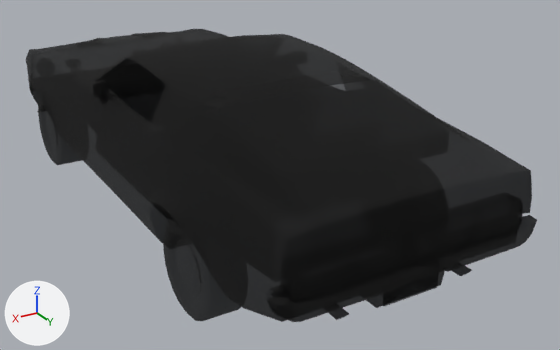
What one commit did to the glTF model viewer/public/recovered/MACH1_AGENT.glb.
Rendered twice from a 50 mm lens placed at (2.39, 5.0, 2.58), pointed at (-0.36, 0.4, 0.28). The axes (+X, +Y, +Z) are drawn at lower left. The lights are the same throughout. The picture after the commit comes second. Where no turn or scale is listed for an object, it has been applied to the vertices. Vertices at exactly the same position are counted once.

The scene before the commit, as lines of its bpy script (objects in view):
```python
ob_brake_lights_off_0x6b52c_001 = bpy.data.objects.new('BRAKE_LIGHTS_OFF_0x6b52c.001', me_record_002)
ob_brake_lights_off_0x6b52c_001.location = (0.0, 0.0, 0.0)
ob_reverse_lights_off_0x6b554_001 = bpy.data.objects.new('REVERSE_LIGHTS_OFF_0x6b554.001', me_record_003)
ob_reverse_lights_off_0x6b554_001.location = (0.0, 0.0, 0.0)
ob_tree_node_6b4c4_001 = bpy.data.objects.new('tree_node_6b4c4.001', me_record_001)
ob_tree_node_6b4c4_001.location = (0.0, 0.0, 0.0)
ob_wheel_back_right_0x6b654_001 = bpy.data.objects.new('WHEEL_BACK_RIGHT_0x6b654.001', me_record_007)
ob_wheel_back_right_0x6b654_001.location = (0.749, 1.385, 0.324)
ob_wheel_front_right_0x6b5fc_001 = bpy.data.objects.new('WHEEL_FRONT_RIGHT_0x6b5fc.001', me_record_006)
ob_wheel_front_right_0x6b5fc_001.location = (0.749, -1.385, 0.313)
```
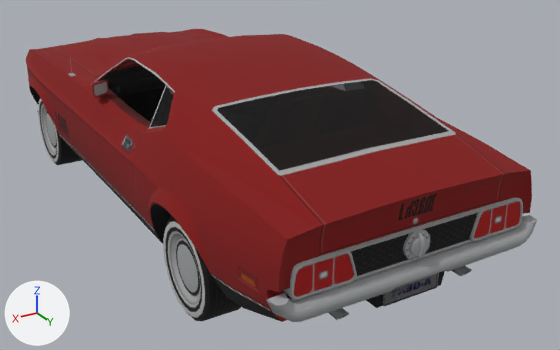
The change, as a list of edits to the scene's bpy script:
```text
Add img_1971_512x256:
    img_1971_512x256 = load_image('1971_512X256', '_unpacked/1971_512X256', 512, 256, 'sRGB')
Add mat_1971_512x256:
    mat_1971_512x256 = principled_material('1971_512X256')
    mat_1971_512x256.texture = img_1971_512x256
    mat_1971_512x256.roughness = 1.0
Change me_record_001:
    where me_record_001.from_pydata(...)  # 1486 vertices, 2651 faces; spans x -0.95..0.95, y -2.42..2.42, z 0.22..1.28
    used by ob_tree_node_6b4c4_001; location = (0.0, 0.0, 0.0)
    me_record_001 part 1: 2599 of the faces centred in x -0.95..0.95, y -2.41..2.42, z 0.22..1.28 switch from mat_header_untextured_0x66000000 (black #000000) to mat_1971_512x256 (picture img_1971_512x256)
Change me_record_002:
    where me_record_002.from_pydata(...)  # 52 vertices, 60 faces; spans x -0.741..0.741, y 2.359, z 0.615..0.771
    remove me_record_002.materials.append(mat_header_untextured_0x66000000)  # black #000000
    add me_record_002.materials.append(mat_1971_512x256)  # picture img_1971_512x256
Change me_record_003:
    where me_record_003.from_pydata(...)  # 8 vertices, 4 faces; spans x -0.597..0.597, y 2.359, z 0.669..0.708
    remove me_record_003.materials.append(mat_header_untextured_0x66000000)  # black #000000
    add me_record_003.materials.append(mat_1971_512x256)  # picture img_1971_512x256
Change me_record_006:
    where me_record_006.from_pydata(...)  # 142 vertices, 280 faces; spans x -0.129..0.129, y -0.312..0.312, z -0.312..0.313
    remove me_record_006.materials.append(mat_header_untextured_0x66000000)  # black #000000
    add me_record_006.materials.append(mat_1971_512x256)  # picture img_1971_512x256
Change me_record_007:
    where me_record_007.from_pydata(...)  # 142 vertices, 280 faces; spans x -0.129..0.129, y -0.312..0.313, z -0.313..0.313
    remove me_record_007.materials.append(mat_header_untextured_0x66000000)  # black #000000
    add me_record_007.materials.append(mat_1971_512x256)  # picture img_1971_512x256
```

Changed parts and their boxes [x1, y1, x2, y2] in the pictures (560 x 350 px):
'WHEEL_BACK_RIGHT_0x6b654.001', recoloured: [163, 217, 241, 321] in both
'BRAKE_LIGHTS_OFF_0x6b52c.001', recoloured: [294, 202, 520, 296] in both
'WHEEL_FRONT_RIGHT_0x6b5fc.001', recoloured: [38, 98, 82, 165] in both
'REVERSE_LIGHTS_OFF_0x6b554.001', recoloured: [319, 216, 502, 280] in both
part 1 of me_record_001, recoloured: [26, 29, 537, 322] in both
